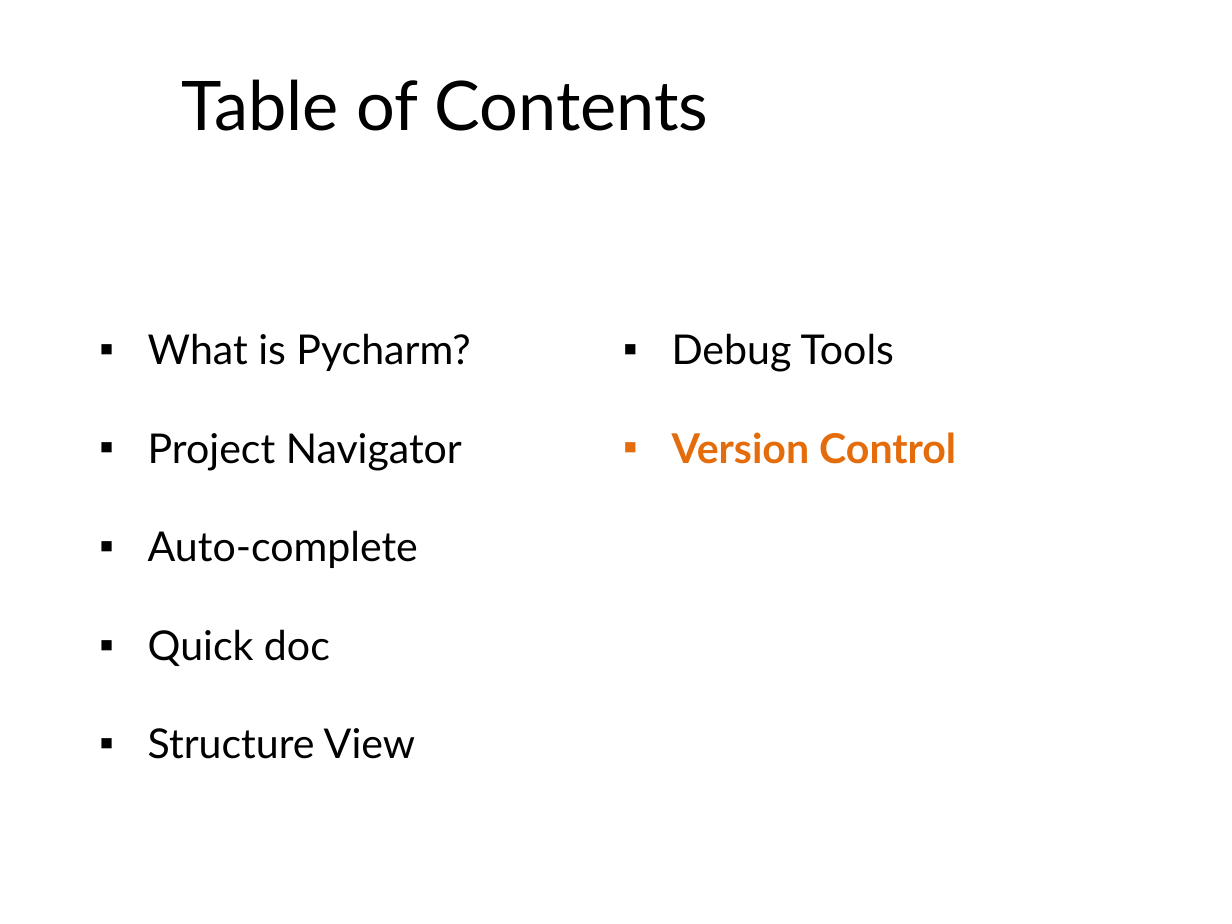
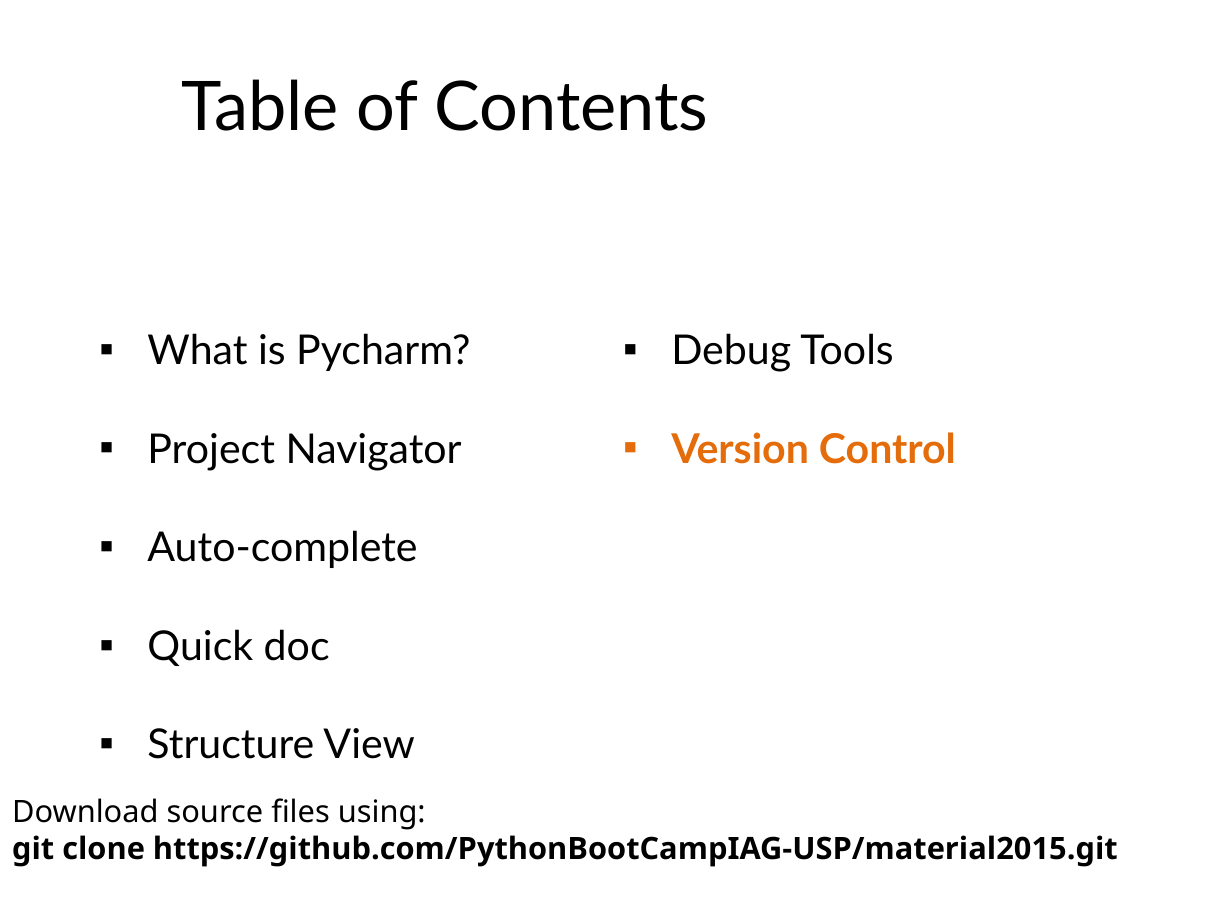
Before and after one commit to PythonBootCampIAG-USP/material2015, a slide deck: slide 9 of basics_and_pycharm/Python Bootcamp - Pycharm.ppt. Drawn at 1232x924 pixels with LibreOffice and Linux fonts; fonts in the diff are those of the drawing; background and template pictures are left out. Boxes give left, top, right and bottom in pixels: in the first picture for what was removed or moved away, otherwise in the second. Text is boxed around its words. In the diff, an @@ line names an element or a change of style, - is before the commit and + after.

```diff
--- a/basics_and_pycharm/Python Bootcamp - Pycharm.ppt
+++ b/basics_and_pycharm/Python Bootcamp - Pycharm.ppt
@@ text added at box(12, 798, 1118, 867), 18 pt, text #000000, bold @@
+Download source files using:
+git clone https://github.com/PythonBootCampIAG-USP/material2015.git
```
Also in this commit, not shown: 7 other slides changed, 1 other file.
